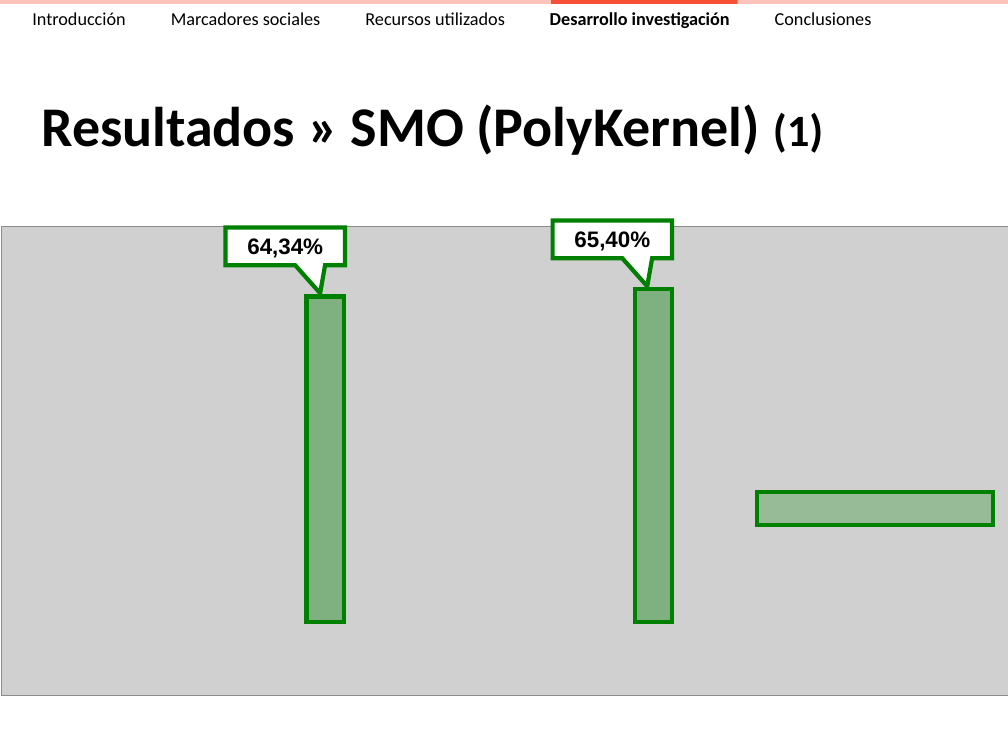
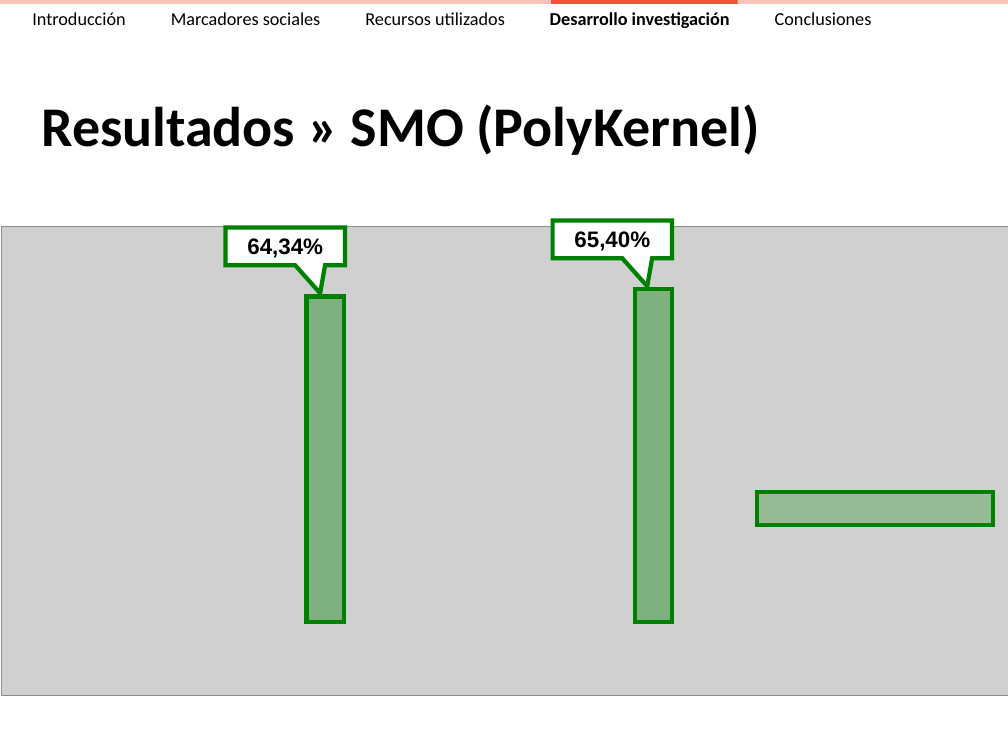
Before and after one commit to ak907kenai/nicotournetesis, a slide deck: slide 26 of docs_trunk/Presentación/Nicolás Tourné - Presentación Tesis (v2.4).ppt (slide 28 before the commit). Drawn at 1008x756 pixels with LibreOffice and Linux fonts; fonts in the diff are those of the drawing; grey boxes stand for pictures. Boxes give left, top, right and bottom in pixels: in the first picture for what was removed or moved away, otherwise in the second. Text is boxed around its words. In the diff, an @@ line names an element or a change of style, - is before the commit and + after.

```diff
--- a/docs_trunk/Presentación/Nicolás Tourné - Presentación Tesis (v2.4).ppt
+++ b/docs_trunk/Presentación/Nicolás Tourné - Presentación Tesis (v2.4).ppt
@@ title at box(42, 104, 760, 155): text changed @@
-Resultados » SMO (PolyKernel) (1)
+Resultados » SMO (PolyKernel)
```
Also in this commit, not shown: 17 other slides changed, 2 slides added, 9 slides removed, 1 other file.
